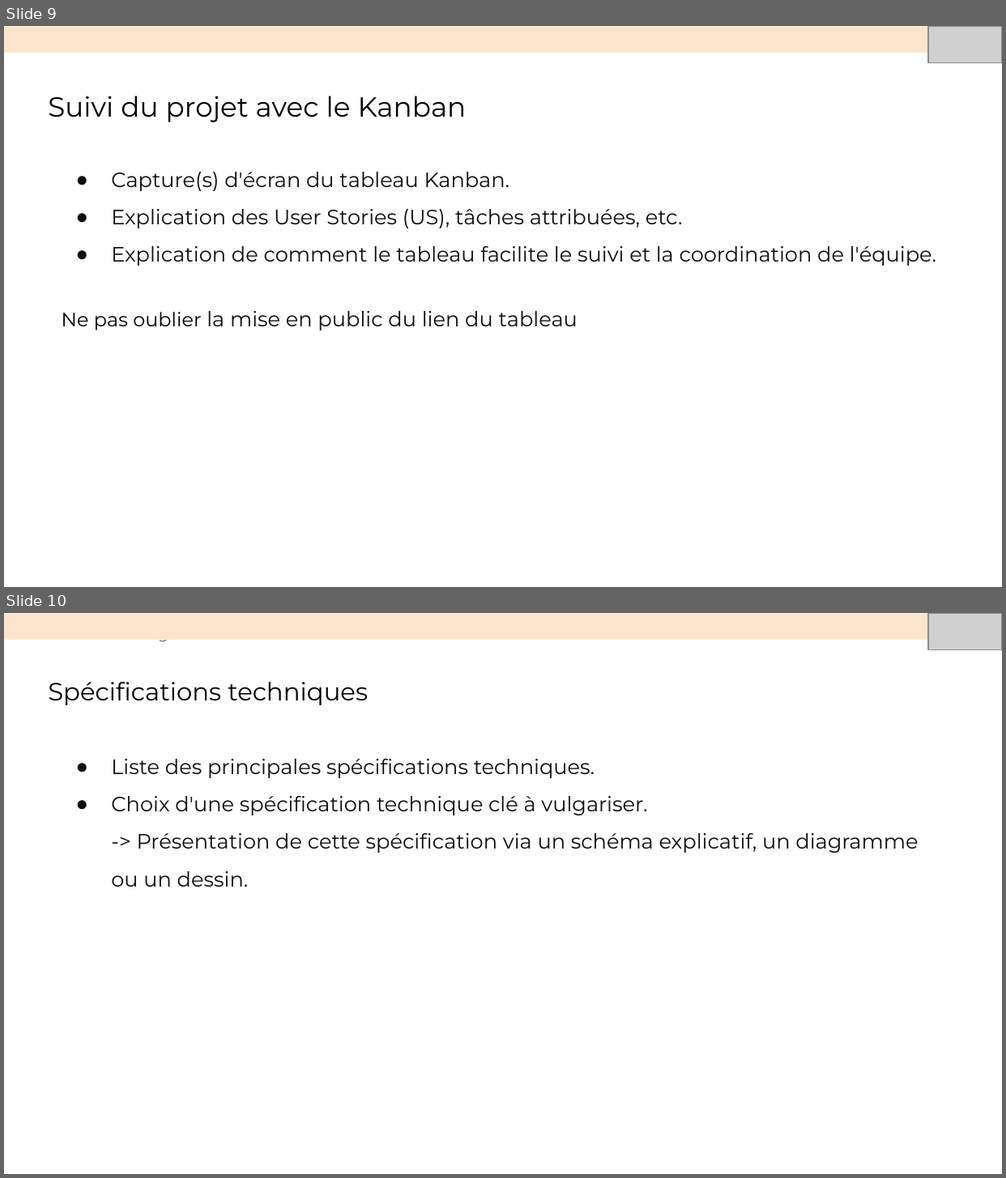
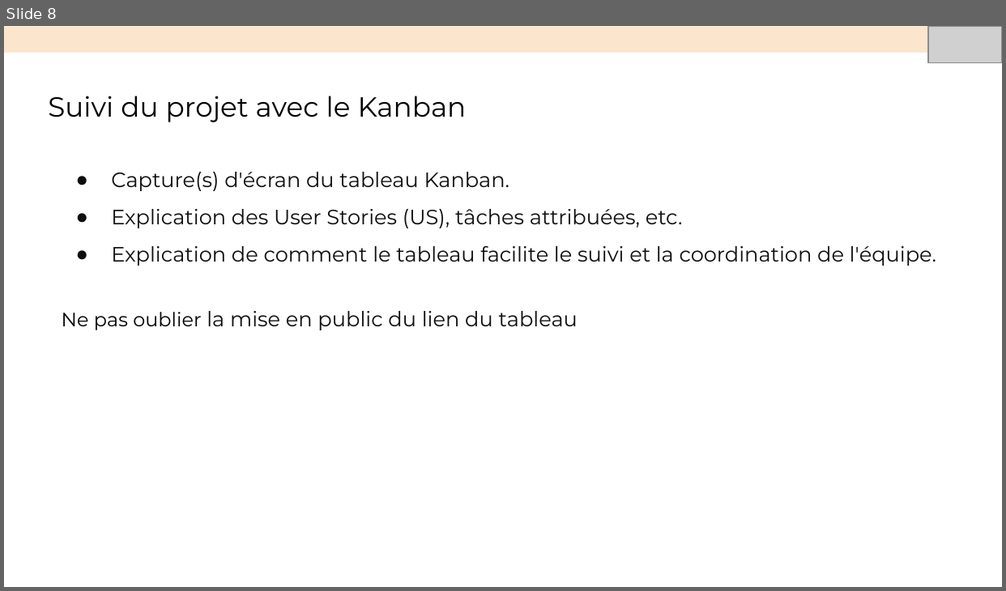
Before and after one commit to Nasus-Stackman/Projet7, a slide deck: Présentation.odp. Shown one above the other, each under a label of ours: slides 9 and 10 before the commit, slide 8 after it. The pictures are 1006x1178 and 1006x591 pixels, drawn with LibreOffice and Linux fonts; fonts in the diff are those of the drawing; grey boxes stand for pictures. Boxes give left, top, right and bottom in pixels: in the first picture for what was removed or moved away, otherwise in the second. Text is boxed around its words. In the diff, an @@ line names an element or a change of style, - is before the commit and + after.

```diff
--- a/Présentation.odp
+++ b/Présentation.odp
@@ slide 10 removed at (4,613,1002,1174), background #FFFFFF @@
@@ rectangle removed at (4,613,1002,639) @@
@@ picture removed at (928,613,1002,650) @@
@@ text removed at (128,640,177,643) @@
-Présentation de l’usage du no-code
@@ title removed at (48,682,368,705) @@
-Spécifications techniques
@@ text removed at (111,759,918,887) @@
-● Liste des principales spécifications techniques.
-● Choix d'une spécification technique clé à vulgariser.
-  -> Présentation de cette spécification via un schéma explicatif, un diagramme ou un dessin.
@@ what was slide 9 is now slide 8 @@
```
Also in this commit, not shown: 1 slide changed, 2 slides added.
